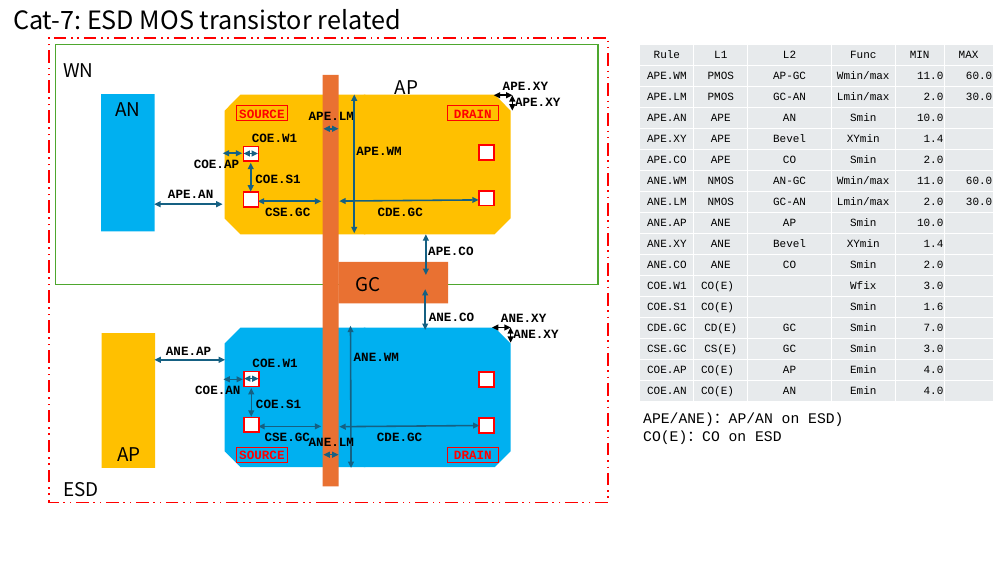
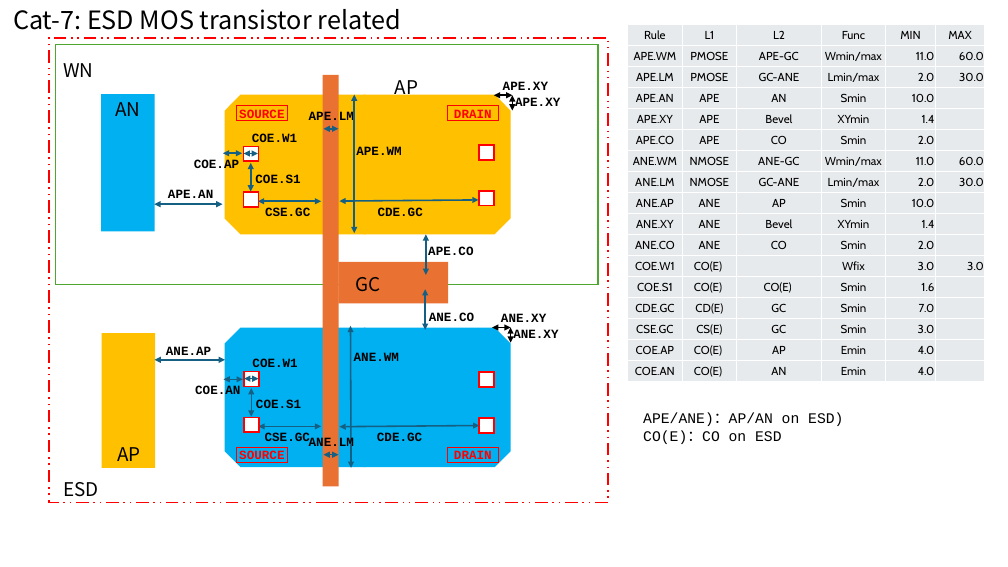
Before and after one commit to d-m-bailey/TR-1um, a slide deck: slide 9 of Document/TR-1um_DRC_summary.pptx. Drawn at 1008x567 pixels with LibreOffice and Linux fonts; fonts in the diff are those of the drawing; background and template pictures are left out. Boxes give left, top, right and bottom in pixels: in the first picture for what was removed or moved away, otherwise in the second. Text is boxed around its words. In the diff, an @@ line names an element or a change of style, - is before the commit and + after.

```diff
--- a/Document/TR-1um_DRC_summary.pptx
+++ b/Document/TR-1um_DRC_summary.pptx
@@ table at (x1=628, y1=25, x2=984, y2=382) @@
-row 2, column 2: PMOS
+row 2, column 2: PMOSE
-row 2, column 3: AP-GC
+row 2, column 3: APE-GC
-row 3, column 2: PMOS
+row 3, column 2: PMOSE
-row 3, column 3: GC-AN
+row 3, column 3: GC-ANE
-row 7, column 2: NMOS
+row 7, column 2: NMOSE
-row 7, column 3: AN-GC
+row 7, column 3: ANE-GC
-row 8, column 2: NMOS
+row 8, column 2: NMOSE
-row 8, column 3: GC-AN
+row 8, column 3: GC-ANE
-row 12, column 6: 
+row 12, column 6: 3.0
-row 13, column 3: 
+row 13, column 3: CO(E)
@@ size 10.5 to 11 pt, font Courier New to Cabin in "Rule", "L1", "L2", "Func" and 76 more places @@
@@ table moved from (x1=640, y1=45, x2=993, y2=402) to (x1=628, y1=25, x2=984, y2=382) @@
```
Also in this commit, not shown: 6 other slides changed, 3 other files.
